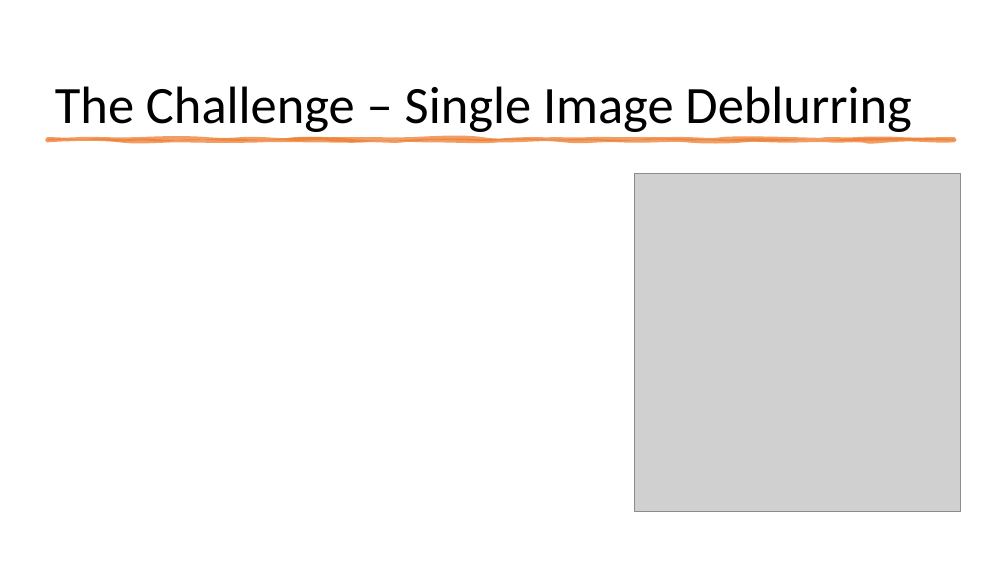
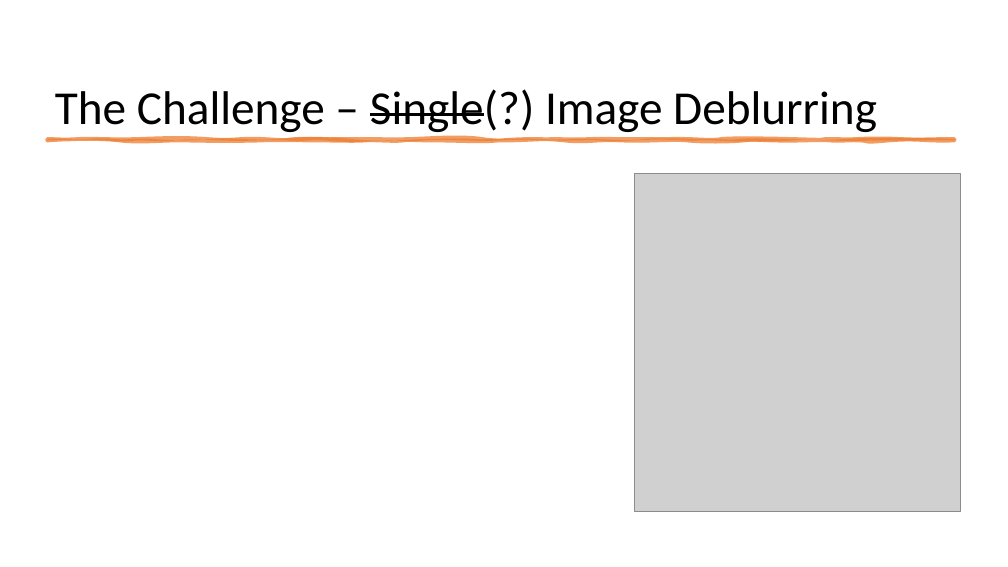
Before and after one commit to Tomlevron/Digital-image-processing, a slide deck: slide 3 of Slideshow/Scale-recurrent network for deblurring.pptx. Drawn at 1008x567 pixels with LibreOffice and Linux fonts; fonts in the diff are those of the drawing; grey boxes stand for pictures. Boxes give left, top, right and bottom in pixels: in the first picture for what was removed or moved away, otherwise in the second. Text is boxed around its words. In the diff, an @@ line names an element or a change of style, - is before the commit and + after.

```diff
--- a/Slideshow/Scale-recurrent network for deblurring.pptx
+++ b/Slideshow/Scale-recurrent network for deblurring.pptx
@@ title at (55, 89, 877, 136): text changed; size 50 to 45 pt @@
-The Challenge – Single Image Deblurring
+The Challenge – Single(?) Image Deblurring
```
Also in this commit, not shown: 3 other slides changed, 2 slides added.
